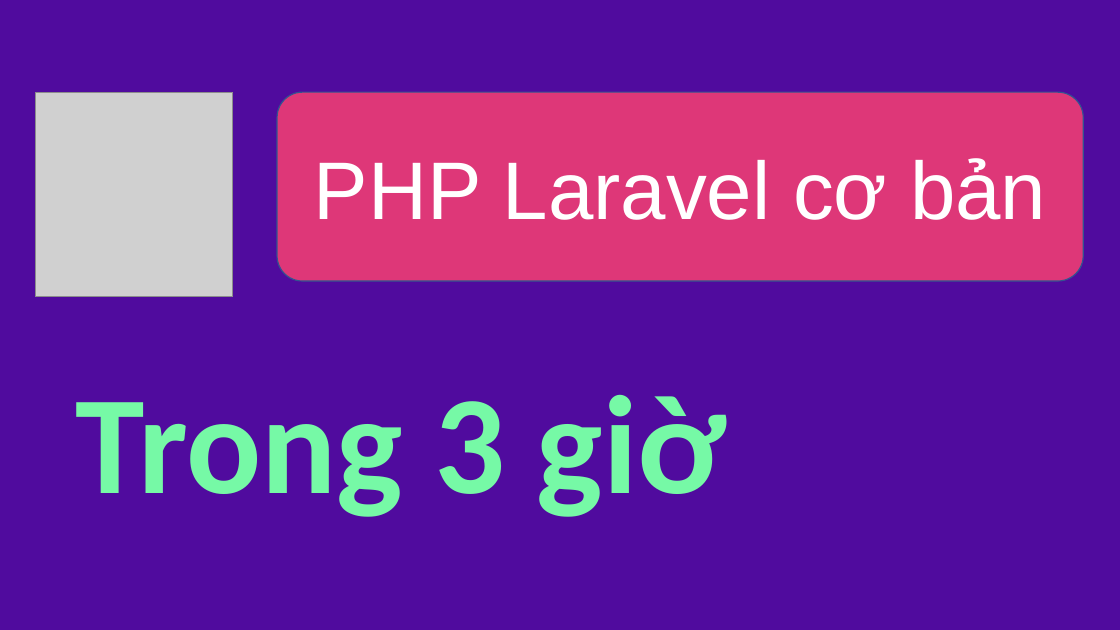
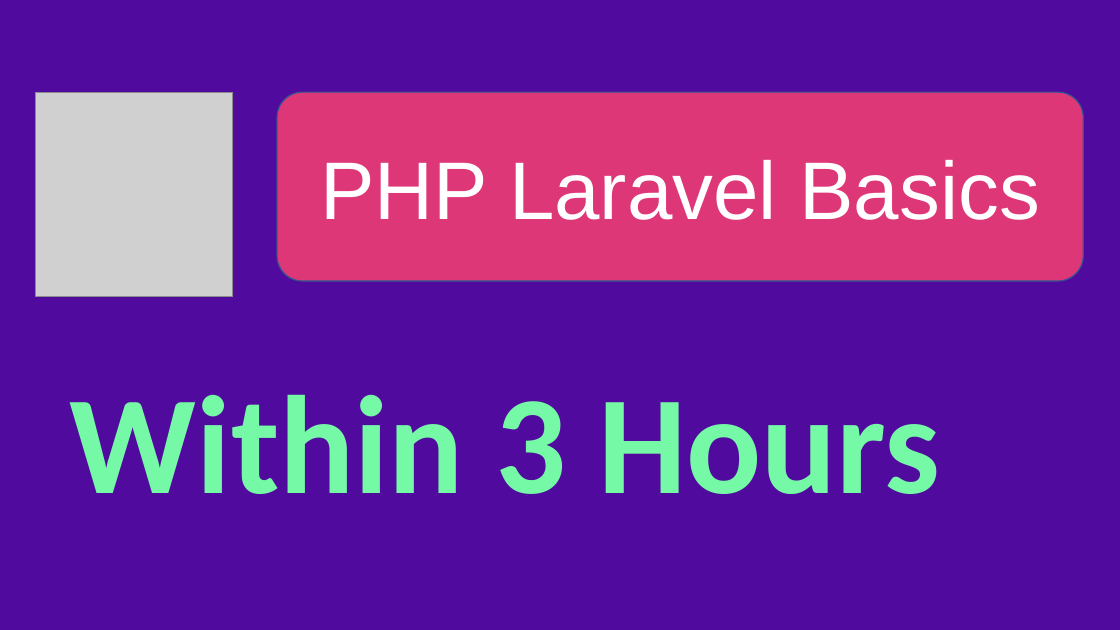
Before and after one commit to nguyenhuynhdeveloper/YoutubeChannel_nguyenDucHoang, a slide deck: slide 1 of Complete Laravel Tutorial 2022/Complete Laravel Tutorial 2022.pptx. Drawn at 1120x630 pixels with LibreOffice and Linux fonts; fonts in the diff are those of the drawing; grey boxes stand for pictures. Boxes give left, top, right and bottom in pixels: in the first picture for what was removed or moved away, otherwise in the second. Text is boxed around its words. In the diff, an @@ line names an element or a change of style, - is before the commit and + after.

```diff
--- a/Complete Laravel Tutorial 2022/Complete Laravel Tutorial 2022.pptx
+++ b/Complete Laravel Tutorial 2022/Complete Laravel Tutorial 2022.pptx
@@ text in rounded rectangle at [320, 160, 1040, 220]: text changed @@
-PHP Laravel cơ bản
+PHP Laravel Basics
@@ text at [70, 394, 940, 494]: text changed @@
-Trong 3 giờ
+Within 3 Hours
```
Also in this commit, not shown: 1 slide added, 3 other files.
